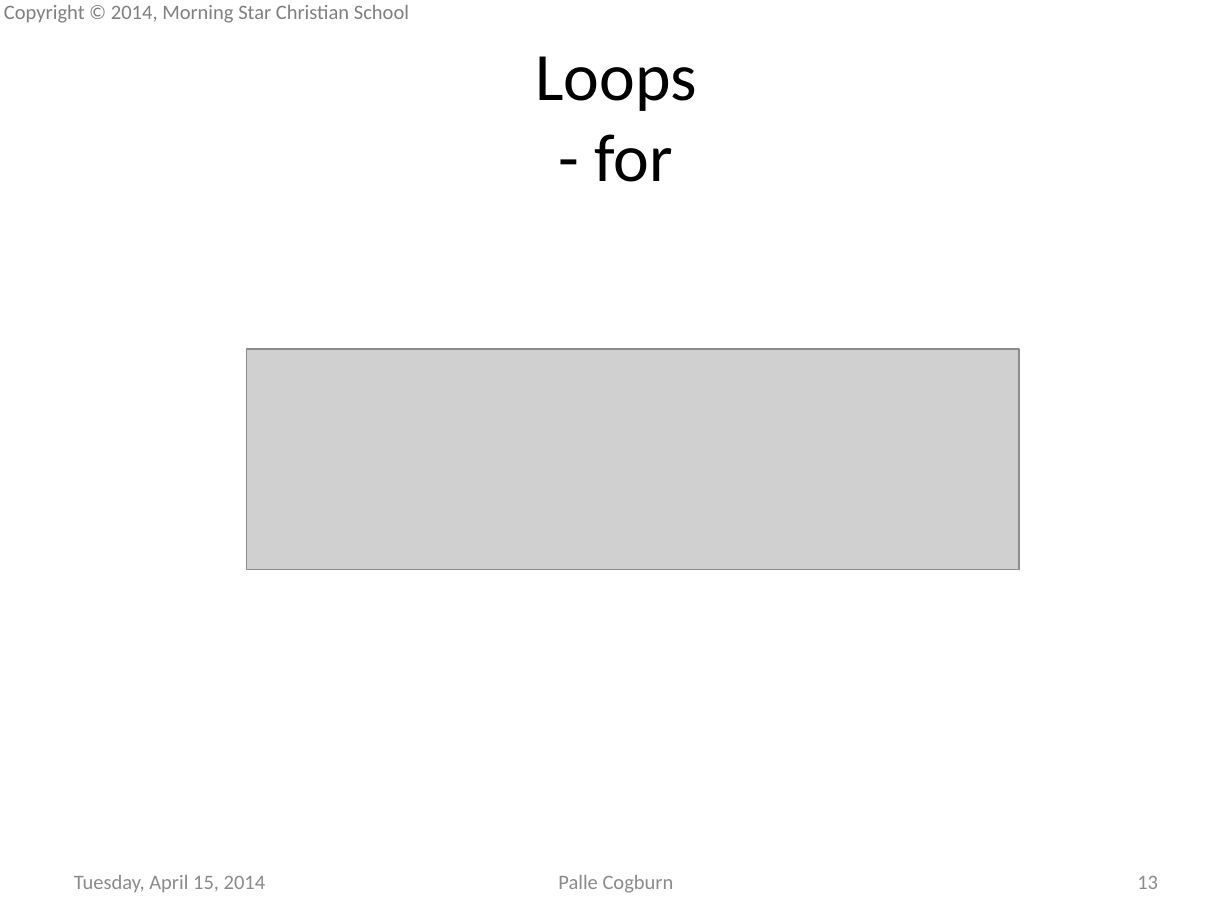
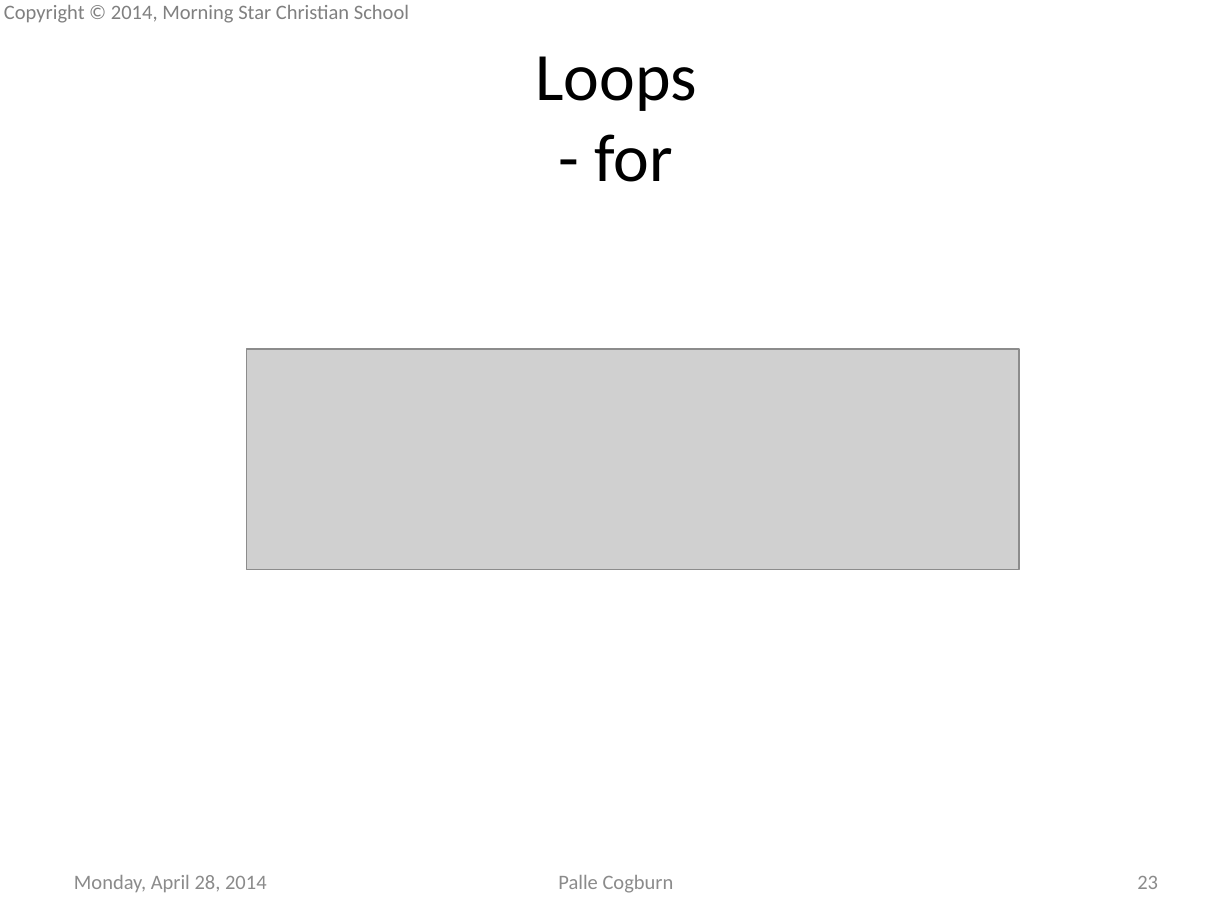
Before and after one commit to mscsbend/presentations, a slide deck: slide 23 of Lesson 2.pptx (slide 13 before the commit). Drawn at 1232x924 pixels with LibreOffice and Linux fonts; fonts in the diff are those of the drawing; grey boxes stand for pictures; background and template pictures are left out. Boxes give left, top, right and bottom in pixels: in the first picture for what was removed or moved away, otherwise in the second. Text is boxed around its words. In the diff, an @@ line names an element or a change of style, - is before the commit and + after.

```diff
--- a/Lesson 2.pptx
+++ b/Lesson 2.pptx
@@ text at (x1=74, y1=875, x2=267, y2=892): text changed @@
-Tuesday, April 15, 2014
+Monday, April 28, 2014
@@ page number at (x1=1137, y1=876, x2=1158, y2=889): text changed @@
-13
+23
```
Also in this commit, not shown: 16 other slides changed, 12 slides added.
